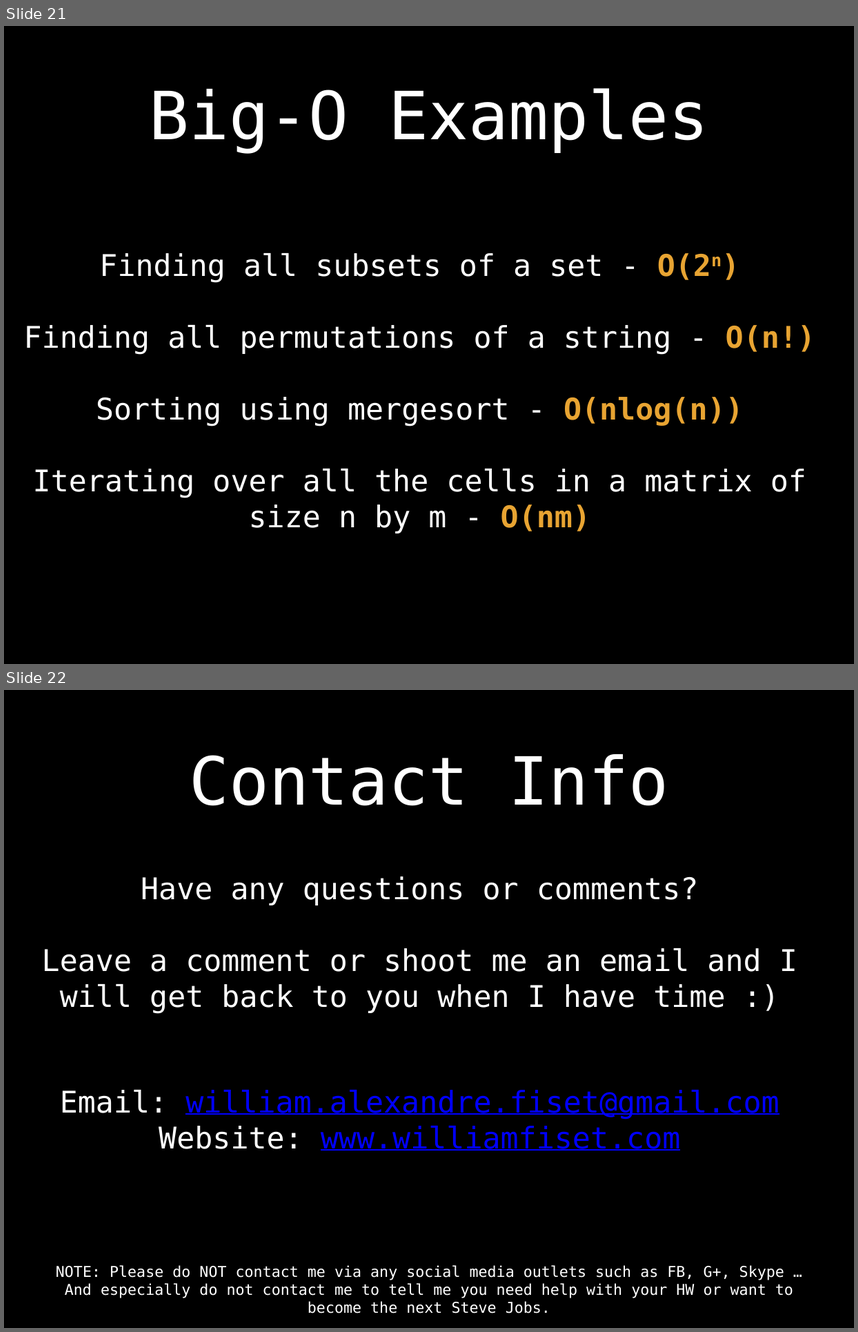
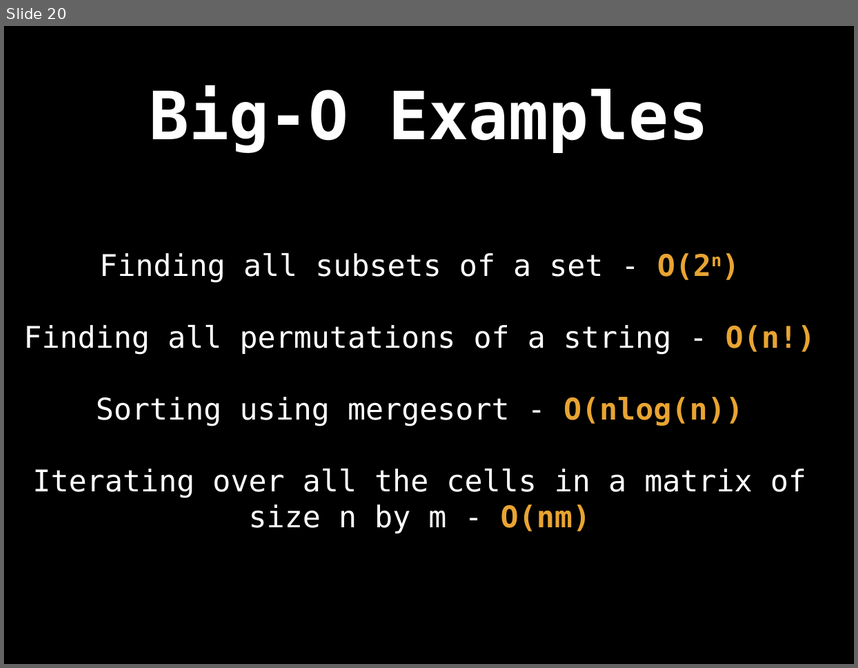
Before and after one commit to williamfiset/DEPRECATED-data-structures, a slide deck: Introduction/ds_intro_slides.pptx. Shown one above the other, each under a label of ours: slides 21 and 22 before the commit, slide 20 after it. The pictures are 858x1332 and 858x668 pixels, drawn with LibreOffice and Linux fonts; fonts in the diff are those of the drawing. Boxes give left, top, right and bottom in pixels: in the first picture for what was removed or moved away, otherwise in the second. Text is boxed around its words. In the diff, an @@ line names an element or a change of style, - is before the commit and + after.

```diff
--- a/Introduction/ds_intro_slides.pptx
+++ b/Introduction/ds_intro_slides.pptx
@@ slide 22 removed at (4,690,854,1328), background #000000 @@
@@ title removed at (189,754,669,806) @@
-Contact Info
@@ text removed at (42,876,797,1013) @@
-Have any questions or comments?
-Leave a comment or shoot me an email and I will get back to you when I have time :)
@@ text removed at (60,1090,779,1150) @@
-Email: william.alexandre.fiset@gmail.com
-Website: www.williamfiset.com
@@ text removed at (56,1265,793,1313) @@
-NOTE: Please do NOT contact me via any social media outlets such as FB, G+, Skype … And especially do not contact me to tell me you need help with your HW or want to become the next Steve Jobs.
@@ what was slide 21 is now slide 20 @@
@@ slide 20 changed as well @@
@@ title "Big-O Examples" at (149,86,709,153): bold on @@
```
Also in this commit, not shown: 16 other slides changed, 4 slides added, 4 other slides removed, 2 other files.
